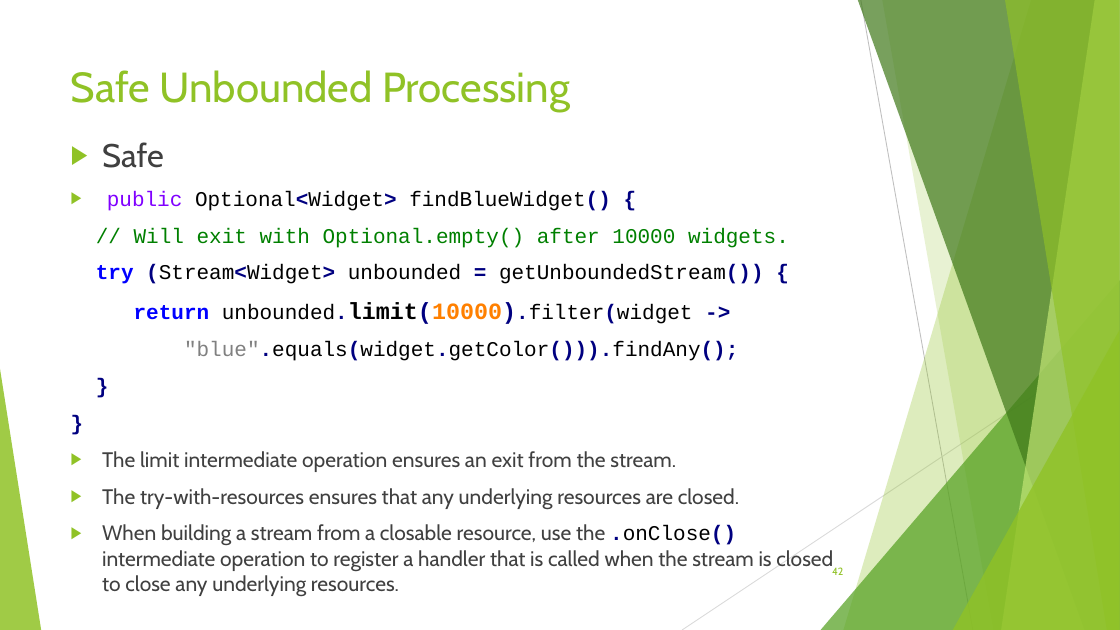
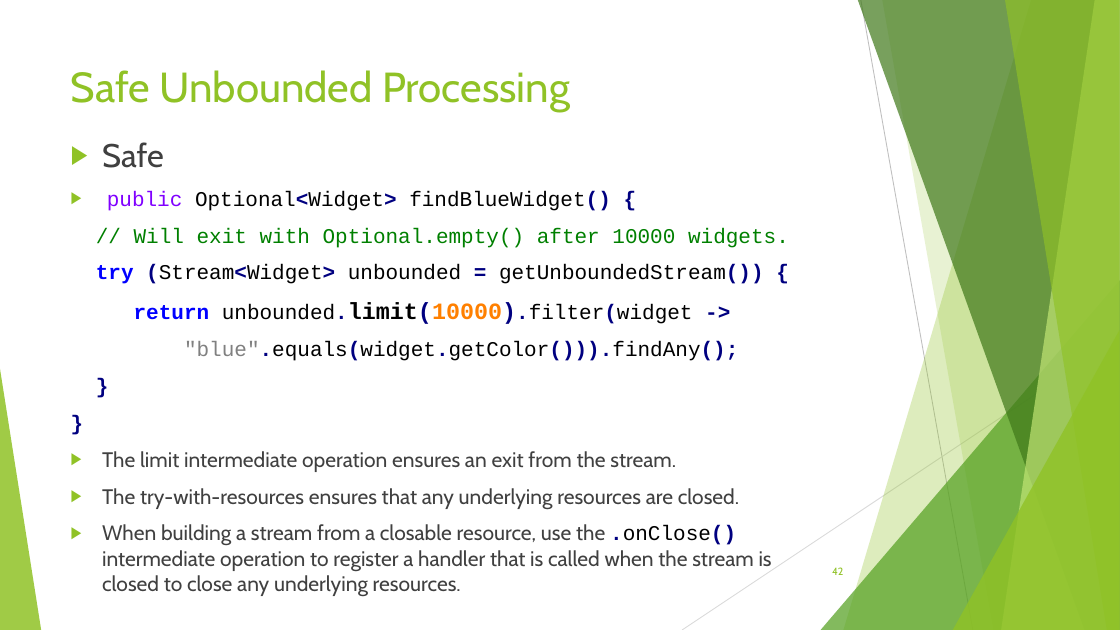
Before and after one commit to RichardRoda/2017-CodePaLOUsa-Lambda, a slide deck: slide 42 of Learning to Love the Lambda in the Stream.pptx. Drawn at 1120x630 pixels with LibreOffice and Linux fonts; fonts in the diff are those of the drawing. Boxes give left, top, right and bottom in pixels: in the first picture for what was removed or moved away, otherwise in the second. Text is boxed around its words. In the diff, an @@ line names an element or a change of style, - is before the commit and + after.

```diff
--- a/Learning to Love the Lambda in the Stream.pptx
+++ b/Learning to Love the Lambda in the Stream.pptx
@@ text "Safe" rewrapped from (96, 142, 833, 596) to (96, 142, 789, 596) @@
```
Also in this commit, not shown: 13 other slides changed, 1 other file.
